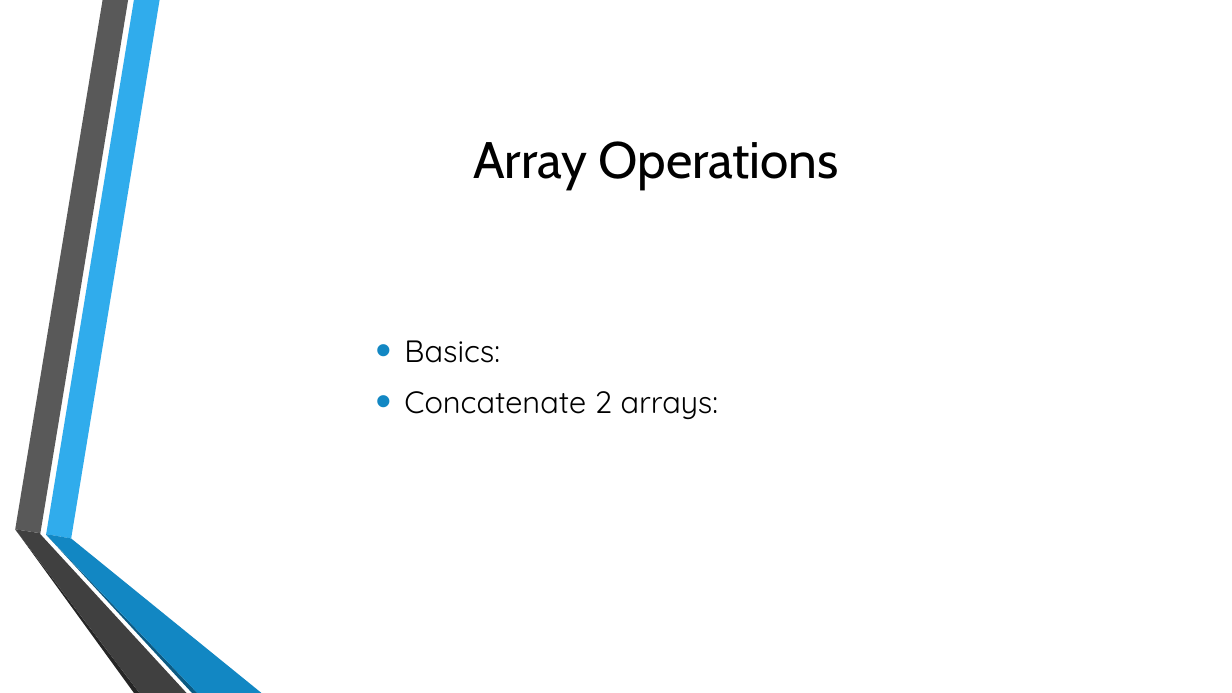
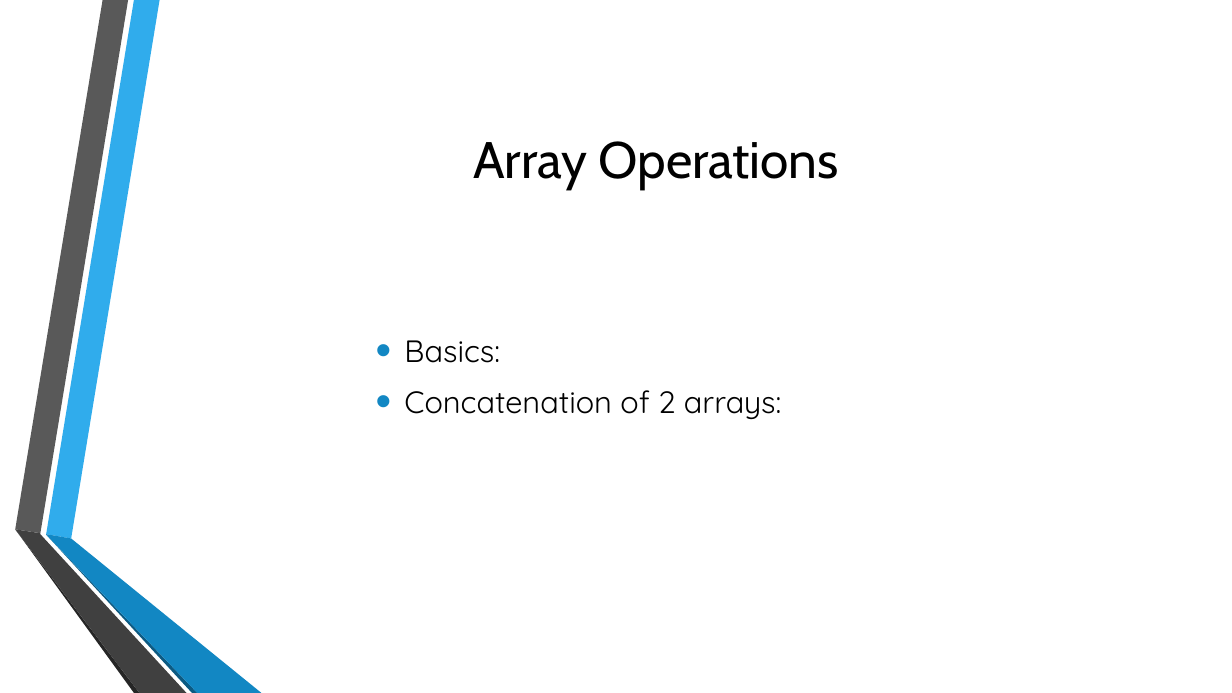
Before and after one commit to KostaProsenikov/lodash, a slide deck: slide 5 of Lodash.pptx. Drawn at 1232x693 pixels with LibreOffice and Linux fonts; fonts in the diff are those of the drawing; background and template pictures are left out. Boxes give left, top, right and bottom in pixels: in the first picture for what was removed or moved away, otherwise in the second. Text is boxed around its words. In the diff, an @@ line names an element or a change of style, - is before the commit and + after.

Commit message:
Update presentation and make api calls file

```diff
--- a/Lodash.pptx
+++ b/Lodash.pptx
@@ text at [404, 390, 781, 419]: text changed @@
-• Concatenate 2 arrays:
+• Concatenation of 2 arrays:
```
Also in this commit, not shown: 3 other files.
